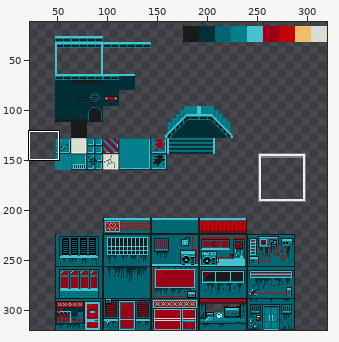
Two states of a pixel-art file, Assets/Art/Tilesets/Neo_zero/neo_zero_tiles_and_buildings_01.aseprite. The picture above shows the old version from afar; the outline marks the close-up.
Close-up. Old version:
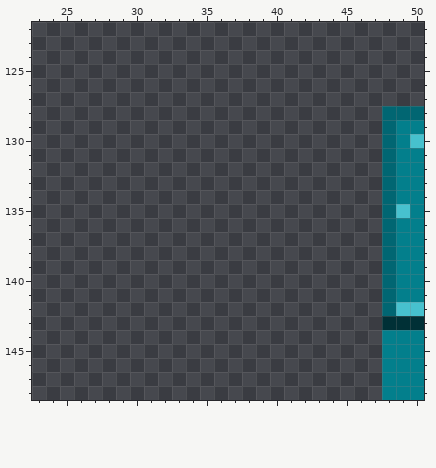
320x320 pixels, 1 frame. Pixels under 10% opacity are left out. Colours within 5 levels of each other are drawn and written as one. Shown: x 23..50, y 122..148. The wide view leaves out empty margins.
Once edited:
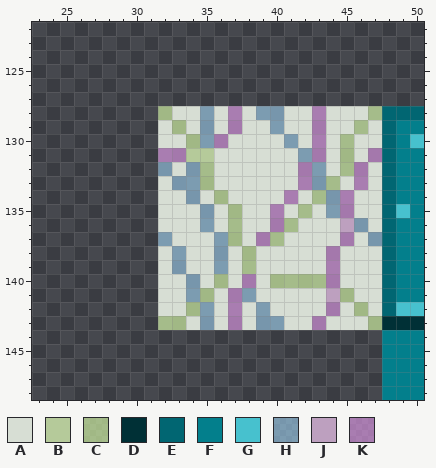
Palette (. is transparent): A #d7ded4  B #b5ca9a  C #dcffaca2  D #003036  E #016672  F #037f8c  G #47c1ce  H #a7ddff8f  J #bda0bf  K #f7a7ff8f
Edits made:
Colour A is added in row 128 at x 33 to 34, 36, 38, 41 to 42 and 44 to 46; in row 129 at x 32, 34, 36, 38 to 39, 41 to 42, 44 to 45 and 47; in row 130 at x 32 to 33, 37 to 40, 42, 44 and 46 to 47; in row 131 at x 36 to 41, 44 and 46; in row 132 at x 33, 36 to 41, 44 and 47; in row 133 at x 32, 36 to 41, 45 and 47.
Colour A is added in row 134 at x 32 to 33, 35, 37 to 40, 42 and 46 to 47; in row 135 at x 32 to 34, 36, 38 to 39, 41, 43 and 46 to 47; in row 136 at x 32 to 34, 36, 38 to 39, 42 to 44 and 47; in row 137 at x 33 to 35, 38, 41 to 44 and 46; in rows 138 to 139 at x 32, 34 to 35, 37, 39 to 43 and 45 to 47; in row 140 at x 32 to 33, 35, 37, 39 and 45 to 47.
Colour A is added in row 141 at x 32 to 33, 36, 39 to 43 and 46 to 47; in row 142 at x 32 to 33, 36, 38, 40 to 43, 45 and 47; in row 143 at x 34, 36, 38, 41 to 42 and 44 to 46.
Colour B is added in row 131 at x 34 to 35.
Colour C is added in row 128 at x 32 and 47; in row 129 at x 33 and 46; in row 130 at x 34 and 45; in row 131 at x 45; in row 132 at x 35 and 45; in row 133 at x 35 and 44.
Colour C is added in row 134 at x 36 and 43; in row 135 at x 37 and 42; in row 136 at x 37 and 41; in row 137 at x 37 and 40; in rows 138 to 139 at x 38; in row 140 at x 36 and 40 to 43.
Colour C is added in row 141 at x 35 and 45; in row 142 at x 34 and 46; in row 143 at x 32 to 33 and 47.
Colour H is added in row 128 at x 35 and 39 to 40; in row 129 at x 35 and 40; in row 130 at x 35 and 41; in row 131 at x 42; in row 132 at x 32, 34 and 43; in row 133 at x 33 to 34 and 43.
Colour H is added in row 134 at x 34 and 44; in row 135 at x 35 and 44; in row 136 at x 35 and 46; in row 137 at x 32, 36 and 47; in rows 138 to 139 at x 33 and 36; in row 140 at x 34.
Colour H is added in row 141 at x 34 and 38; in row 142 at x 35 and 39; in row 143 at x 35 and 39 to 40.
Colour J is added in row 136 at x 45; in row 141 at x 44.
Colour K is added in rows 128 to 129 at x 37 and 43; in row 130 at x 36 and 43; in row 131 at x 32 to 33, 43 and 47; in rows 132 to 133 at x 42 and 46; in row 134 at x 41 and 45; in row 135 at x 40 and 45.
Colour K is added in row 136 at x 40; in row 137 at x 39 and 45; in rows 138 to 139 at x 44; in row 140 at x 38 and 44; in row 141 at x 37; in row 142 at x 37 and 44.
Colour K is added in row 143 at x 37 and 43.
Boxes around the changes in both close-ups, in picture pixels (x1, y1, x2, y2):
added: (158, 106, 382, 330)
